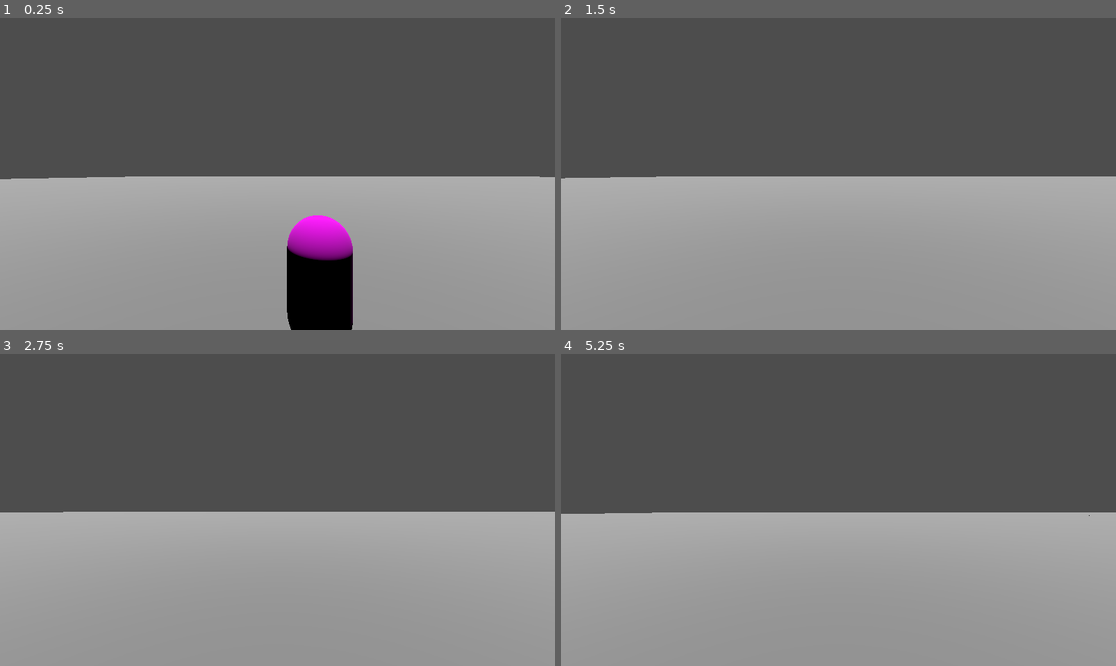
Above: before the commit, frames 1-4 (two rows, left to right).
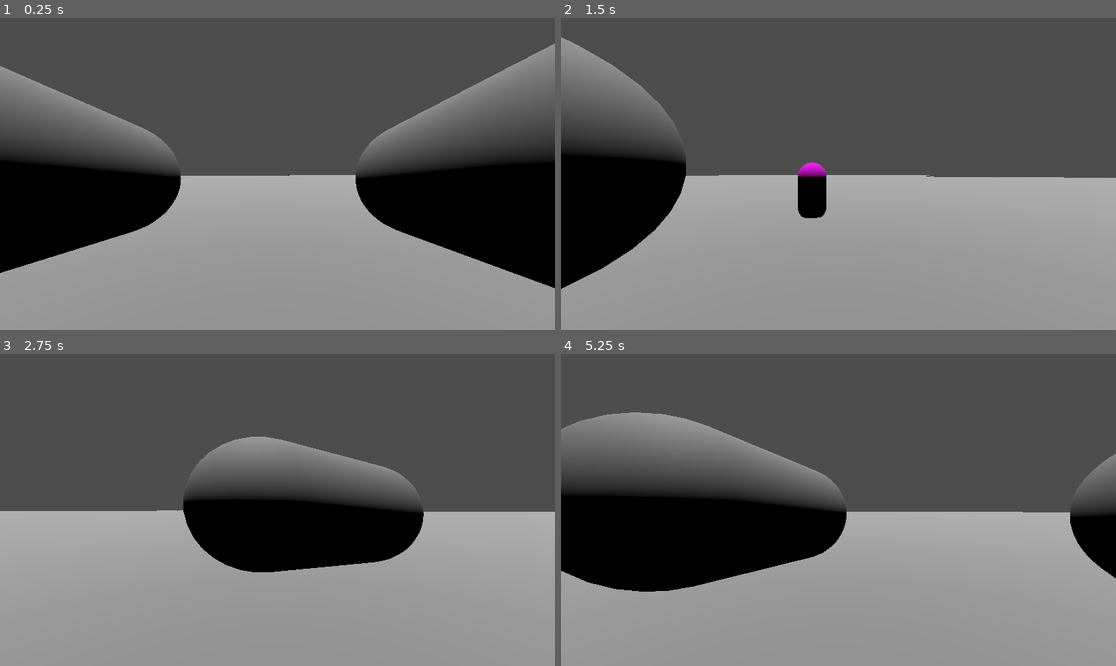
Above: after the commit, the same moments.

Repository: StudioXPEtudiant/-25-26.QC.S.S2_Escape-Night
Game: Godot game, scene res://Laboratoir(scène).tscn
Same seed, same stepped clock (60 frames per second), same inputs: the game is played once before the commit and once after it.
Inputs (mouse positions are in pixels of both pictures, inside the frame that each line leads up to):
- Up to frame 1 (0.25 s): no input
- Up to frame 2 (1.5 s): tap Enter (ui_accept) at 0.5 s; move the mouse to (960, 158) at 0.52 s; hold D (Droite, bound only after the commit) 0.53-1.28 s; hold Shift (Sprint) 0.53-1.28 s; tap Space (Saut) at 0.77 s; move the mouse to (727, 189) at 1.27 s; hold Down (ui_down) from 1.28 s (still down); tap Right (mouvement Droite cam) at 1.35 s
- Up to frame 3 (2.75 s): tap Space (Saut) at 1.52 s; tap Enter (ui_accept) at 2 s; move the mouse to (333, 441) at 2.02 s; release Down (ui_down) at 2.03 s; hold D (Droite, bound only after the commit) from 2.03 s (still down); hold Left (mouvement gauche cam) from 2.03 s (still down)
- Up to frame 4 (5.25 s): tap Enter (ui_accept) every 0.75 s from 2.75 to 5 s; move the mouse to (810, 572) at 2.77 s; release D (Droite, bound only after the commit) at 2.78 s; release Left (mouvement gauche cam) at 2.78 s; hold W (Avance, bound only after the commit) 2.78-3.53 s; tap Shift (Sprint) at 2.85 s; tap Space (Saut) at 3.02, 3.77, 4.52 s; move the mouse to (1005, 556) at 3.52 s; hold Right (mouvement Droite cam) 3.53-4.28 s; hold Down (ui_down) from 3.53 s (still down); move the mouse to (672, 463) at 4.27 s; tap Left (mouvement gauche cam) at 4.35 s; move the mouse to (866, 510) at 5.02 s; hold Shift (Sprint) from 5.03 s (still down)

The runs differ from the first frame. In frame 1, 29% of the frame differs, in the area x 0-100%, y 8-100%; in frame 2, 11%; in frame 3, 12%; in frame 4, 20%.
Error after the commit: Invalid access to property or key 'relative' on a base object of type 'InputEventKey'. (res://camera_3d.gd:23)

Commit message:
camera buger

Diff:
--- a/Monstre.tscn
+++ b/Monstre.tscn
@@ -55,6 +55,3 @@
 [node name="Oeil2" type="MeshInstance3D" parent="."]
 transform = Transform3D(1, 0, 0, 0, -0.324149, -0.946006, 0, 0.946006, -0.324149, 0.490983, 1.43887, 0.907537)
 mesh = SubResource("CapsuleMesh_hjstv")
-
-[node name="Camera3D" type="Camera3D" parent="."]
-transform = Transform3D(-1, 0, -8.74228e-08, 0, 1, 0, 8.74228e-08, 0, -1, 0.0257462, 1.44666, 1.45596)
--- a/camera_3d.gd
+++ b/camera_3d.gd
@@ -1,6 +1,6 @@
 extends Camera3D
 
-var angle_cam = Vector2.RIGHT.angle()
+var angle_cam = rotation_degrees.y
 # Called when the node enters the scene tree for the first time.
 func _ready() -> void:
 	pass
@@ -14,3 +14,12 @@
 
 	if Input.is_action_pressed("mouvement gauche cam"):
 		angle_cam + PI / 4
+
+
+func _unhandled_input(delta):
+	pass
+
+func _input(event):
+	var mouse_delta = event.relative
+	if event is InputEventMouseMotion:
+		rotate_y(-event.relative.x * 0.1)
--- a/personnage_principal.gd
+++ b/personnage_principal.gd
@@ -28,6 +28,10 @@
 		velocity.x = move_toward(velocity.x, 0, SPEED)
 		velocity.z = move_toward(velocity.z, 0, SPEED)
 
+	move_and_slide()
 
 
-	move_and_slide()
+func _input(event):
+	var mouse_delta = event.relative
+	if event is InputEventMouseMotion:
+		rotate_y(-event.relative.x * 0.1)
--- a/project.godot
+++ b/project.godot
@@ -23,22 +23,22 @@
 
 Avance={
 "deadzone": 0.5,
-"events": [Object(InputEventKey,"resource_local_to_scene":fa …(141 unchanged characters)… ":false,"keycode":0,"physical_keycode":83,"key_label":0,"unicode":115,"location":0,"echo":false,"script":null)
+"events": [Object(InputEventKey,"resource_local_to_scene":fa …(141 unchanged characters)… ":false,"keycode":0,"physical_keycode":87,"key_label":0,"unicode":119,"location":0,"echo":false,"script":null)
 ]
 }
 Recule={
 "deadzone": 0.5,
-"events": [Object(InputEventKey,"resource_local_to_scene":fa …(141 unchanged characters)… ":false,"keycode":0,"physical_keycode":87,"key_label":0,"unicode":119,"location":0,"echo":false,"script":null)
+"events": [Object(InputEventKey,"resource_local_to_scene":fa …(141 unchanged characters)… ":false,"keycode":0,"physical_keycode":83,"key_label":0,"unicode":115,"location":0,"echo":false,"script":null)
 ]
 }
 Droite={
 "deadzone": 0.5,
-"events": [Object(InputEventKey,"resource_local_to_scene":fa …(141 unchanged characters)… ":false,"keycode":0,"physical_keycode":65,"key_label":0,"unicode":97,"location":0,"echo":false,"script":null)
+"events": [Object(InputEventKey,"resource_local_to_scene":fa …(141 unchanged characters)… ":false,"keycode":0,"physical_keycode":68,"key_label":0,"unicode":100,"location":0,"echo":false,"script":null)
 ]
 }
 Gauche={
 "deadzone": 0.5,
-"events": [Object(InputEventKey,"resource_local_to_scene":fa …(141 unchanged characters)… ":false,"keycode":0,"physical_keycode":68,"key_label":0,"unicode":100,"location":0,"echo":false,"script":null)
+"events": [Object(InputEventKey,"resource_local_to_scene":fa …(141 unchanged characters)… ":false,"keycode":0,"physical_keycode":65,"key_label":0,"unicode":97,"location":0,"echo":false,"script":null)
 ]
 }
 Saut={
